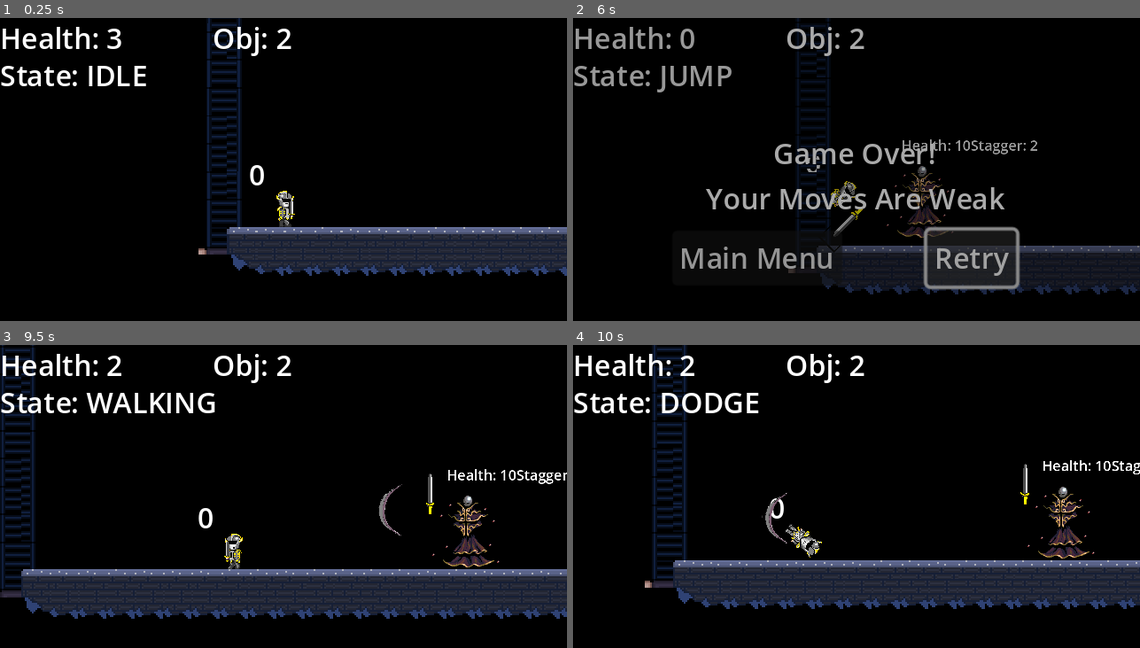
Above: before the commit, frames 1-4 (two rows, left to right).
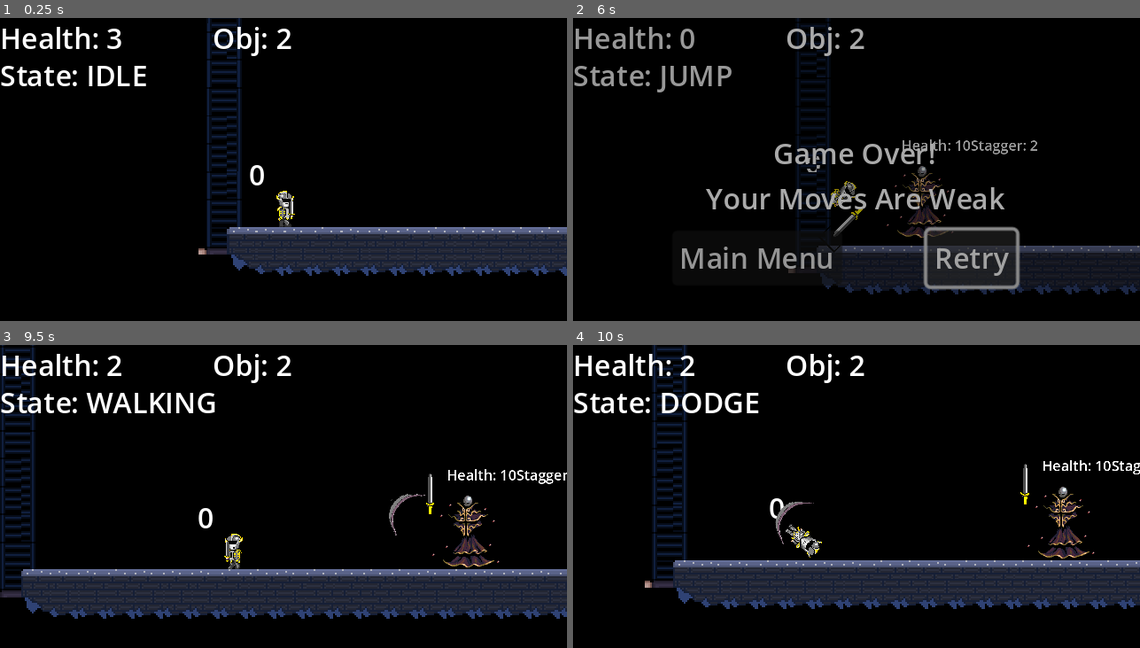
Above: after the commit, the same moments.

Repository: bermuda-ix/GODOT_PROJECTS
Game: Godot game, scene res://levels/boss_test.tscn
The game is run twice, just before and just after one commit, with the same random seed, the same clock (stepped at 60 frames per second) and the same inputs. This scene is started directly instead of the project's main scene.
Inputs (mouse positions are in pixels of both pictures, inside the frame that each line leads up to):
- Up to frame 1 (0.25 s): no input
- Up to frame 2 (6 s): tap Enter (ui_accept) at 0.5 s; move the mouse to (828, 242) at 0.52 s; press the mouse at (828, 242) at 0.53 s; hold Right (ui_right) 0.53-2.03 s; tap Space (jump) at 0.77, 1.52, 3.02, 3.77, 4.52 s; tap E (parry) at 0.8, 1.35, 3.05, 4.35, 5.3 s; move the mouse to (1026, 224) at 1.27 s; release the mouse at (1026, 224) at 1.28 s; tap Alt (walk) at 1.55, 3.8 s; move the mouse to (686, 130) at 2.02 s; hold Alt (walk) 2.03-2.78 s; hold Left (ui_left) 2.03-4.28 s; click (686, 130) at 2.3 s; move the mouse to (884, 178) at 2.77 s; tap Ctrl (Dodge) at 2.85 s; move the mouse to (771, 96) at 3.52 s; press the mouse at (771, 96) at 3.53 s; move the mouse to (981, 160) at 4.27 s; release the mouse at (981, 160) at 4.28 s; hold Right (ui_right) 4.28-5.75 s; click (981, 160) at 4.55 s; move the mouse to (743, 193) at 5.02 s; hold Shift (sprint) 5.03-5.75 s; click "Retry" at 5.75 s
- Up to frame 3 (9.5 s): move the mouse to (340, 432) at 6.52 s; hold Right (ui_right) 6.53-8.78 s; tap Alt (walk) at 6.6 s; tap Space (jump) at 6.77, 7.52, 8.27 s; move the mouse to (255, 569) at 7.27 s; press the mouse at (255, 569) at 7.28 s; move the mouse to (453, 551) at 8.02 s; release the mouse at (453, 551) at 8.03 s; tap E (parry) at 8.1 s; move the mouse to (113, 457) at 8.77 s; hold Left (ui_left) from 8.78 s (still down); hold Alt (walk) from 8.78 s (still down)
- Up to frame 4 (10 s): keep holding Left (ui_left); move the mouse to (884, 505) at 9.52 s; release Alt (walk) at 9.53 s; tap Ctrl (Dodge) at 9.6 s; tap Space (jump) at 9.77 s; click (884, 505) at 9.8 s

Frames 1-2 are identical in both runs. In frame 3, 0.3% of the frame differs, in the area x 66-75%, y 45-64%; in frame 4, 0.3%.

Commit message:
Bugfixing Boss Stun,, Flee, Shooting
Bugfixing issue with boss states in fleeing, parried, and chasing. Polishing shooting

Diff:
--- a/FirstProj/MainProjFolder/chars/boss_enemy.gd
+++ b/FirstProj/MainProjFolder/chars/boss_enemy.gd
@@ -96,8 +96,9 @@
 	#turret.rotate_bullet()
 	turret.shoot()
 
-	if flee_timer.is_stopped() and current_state==States.FLEE:
-		set_state(current_state, prev_state)
+	#if flee_timer.is_stopped() and current_state==States.FLEE:
+		#set_state(current_state, prev_state)
+
 
 
 	#print(turret.direction_to_player)
@@ -136,7 +137,7 @@
 		handle_movement()
 
 	if parry_timer.is_stopped() :
-		current_state=prev_state
+		#current_state=prev_state
 		knockback = Vector2.ZERO
 		parried=false
 
@@ -167,7 +168,7 @@
 		current_speed = 0
 
 
-	if current_state == States.CHASE:
+	elif current_state == States.CHASE:
 		if player.position.y<position.y:
 			if (not floor_checks_right.is_colliding()) and (floor_jump_check_right.is_colliding()) and is_on_floor():
 				velocity.y = jump_velocity
@@ -187,7 +188,7 @@
 		else:
 			current_speed = -chase_speed
 
-	if current_state == States.JUMP:
+	elif current_state == States.JUMP:
 		if is_on_floor():
 			set_state(current_state, prev_state)
 			#current_speed=prev_speed
@@ -195,7 +196,10 @@
 		#current_speed=0.0
 		#prev_state=States.JUMP
 
+	elif current_state == States.PARRY:
+		current_speed=0
 	velocity.x = current_speed
+
 
 func handl_animation():
 	var velocity_sign = sign(velocity.x)
@@ -243,12 +247,13 @@
 
 				attacking=true
 			States.CHASE:
+
 				#hb_collison.disabled=false
 				#turret.shoot_timer.paused=true
 				#turret.shoot_timer.start(3)
 				state="CHASE"
 				animation_player.speed_scale =2
-				animation_player.play("walking")
+				#animation_player.play("walking")
 				if prev_state==States.JUMP:
 					current_speed=prev_speed
 			States.JUMP:
@@ -266,7 +271,7 @@
 			States.FLEE:
 				flee_timer.start()
 				#turret.shoot_timer.paused=false
-				#turret.shoot_timer.start(1)
+				turret.shoot_timer.start(.7)
 		#print(state)
 
 
@@ -317,7 +322,7 @@
 	velocity.x = current_speed + knockback.x
 	#print(knockback)
 
-	if light_attack == true:
+	if light_attack == true and parried == false:
 
 		set_state(current_state, States.FLEE)
 		attack_combo=1
@@ -359,3 +364,13 @@
 	bullet_inst.spawnPos = Vector2(position.x, position.y-25)
 	bullet_inst.spawnRot = turret_body.rotation
 	get_tree().current_scene.add_child(bullet_inst)
+
+
+func _on_flee_timer_timeout():
+	turret.shoot_timer.start(3)
+	if parried != false:
+		set_state(current_state, States.CHASE)
+
+
+func _on_parry_timer_timeout():
+	set_state(current_state, prev_state)
--- a/FirstProj/MainProjFolder/chars/boss_enemy.tscn
+++ b/FirstProj/MainProjFolder/chars/boss_enemy.tscn
@@ -429,6 +429,69 @@
 "values": [0.0]
 }
 
+[sub_resource type="Animation" id="Animation_0e1fr"]
+resource_name = "light_attack"
+tracks/0/type = "value"
+tracks/0/imported = false
+tracks/0/enabled = true
+tracks/0/path = NodePath("AnimatedSprite2D/AnimatedSprite2D:position")
+tracks/0/interp = 1
+tracks/0/loop_wrap = true
+tracks/0/keys = {
+"times": PackedFloat32Array(0, 0.2, 0.3, 0.4, 0.6, 0.9),
+"transitions": PackedFloat32Array(1, 1, 1, 1, 1, 1),
+"update": 0,
+"values": [Vector2(-47, -40.75), Vector2(-40, -10), Vector2(-40, -10), Vector2(-84, 34), Vector2(-84, 34), Vector2(-47, -40.75)]
+}
+tracks/1/type = "value"
+tracks/1/imported = false
+tracks/1/enabled = true
+tracks/1/path = NodePath("AnimatedSprite2D/AnimatedSprite2D:rotation")
+tracks/1/interp = 1
+tracks/1/loop_wrap = true
+tracks/1/keys = {
+"times": PackedFloat32Array(0, 0.2, 0.6, 0.9),
+"transitions": PackedFloat32Array(1, 1, 1, 1),
+"update": 0,
+"values": [0.0, -2.35619, -2.35619, 0.0]
+}
+tracks/2/type = "value"
+tracks/2/imported = false
+tracks/2/enabled = true
+tracks/2/path = NodePath("HitBox/CollisionShape2D:position")
+tracks/2/interp = 1
+tracks/2/loop_wrap = true
+tracks/2/keys = {
+"times": PackedFloat32Array(0, 0.2, 0.3, 0.4, 0.6, 0.9),
+"transitions": PackedFloat32Array(1, 1, 1, 1, 1, 1),
+"update": 0,
+"values": [Vector2(-42, -90), Vector2(-46, -58), Vector2(-46, -58), Vector2(-90, -14), Vector2(-90, -14), Vector2(-42, -90)]
+}
+tracks/3/type = "value"
+tracks/3/imported = false
+tracks/3/enabled = true
+tracks/3/path = NodePath("HitBox/CollisionShape2D:rotation")
+tracks/3/interp = 1
+tracks/3/loop_wrap = true
+tracks/3/keys = {
+"times": PackedFloat32Array(0, 0.2, 0.6, 0.9),
+"transitions": PackedFloat32Array(1, 1, 1, 1),
+"update": 0,
+"values": [0.0, -2.35619, -2.35619, 0.0]
+}
+tracks/4/type = "value"
+tracks/4/imported = false
+tracks/4/enabled = true
+tracks/4/path = NodePath("HitBox/CollisionShape2D:disabled")
+tracks/4/interp = 1
+tracks/4/loop_wrap = true
+tracks/4/keys = {
+"times": PackedFloat32Array(0, 0.2, 0.4, 0.6),
+"transitions": PackedFloat32Array(1, 1, 1, 1),
+"update": 1,
+"values": [true, false, false, true]
+}
+
 [sub_resource type="Animation" id="Animation_cn1wj"]
 resource_name = "stunned"
 tracks/0/type = "value"
@@ -456,69 +519,6 @@
 "values": [Vector2(0, -48), Vector2(5, -24)]
 }
 
-[sub_resource type="Animation" id="Animation_0e1fr"]
-resource_name = "light_attack"
-tracks/0/type = "value"
-tracks/0/imported = false
-tracks/0/enabled = true
-tracks/0/path = NodePath("AnimatedSprite2D/AnimatedSprite2D:position")
-tracks/0/interp = 1
-tracks/0/loop_wrap = true
-tracks/0/keys = {
-"times": PackedFloat32Array(0, 0.2, 0.3, 0.4, 0.6, 0.9),
-"transitions": PackedFloat32Array(1, 1, 1, 1, 1, 1),
-"update": 0,
-"values": [Vector2(-47, -40.75), Vector2(-40, -10), Vector2(-40, -10), Vector2(-84, 34), Vector2(-84, 34), Vector2(-47, -40.75)]
-}
-tracks/1/type = "value"
-tracks/1/imported = false
-tracks/1/enabled = true
-tracks/1/path = NodePath("AnimatedSprite2D/AnimatedSprite2D:rotation")
-tracks/1/interp = 1
-tracks/1/loop_wrap = true
-tracks/1/keys = {
-"times": PackedFloat32Array(0, 0.2, 0.6, 0.9),
-"transitions": PackedFloat32Array(1, 1, 1, 1),
-"update": 0,
-"values": [0.0, -2.35619, -2.35619, 0.0]
-}
-tracks/2/type = "value"
-tracks/2/imported = false
-tracks/2/enabled = true
-tracks/2/path = NodePath("HitBox/CollisionShape2D:position")
-tracks/2/interp = 1
-tracks/2/loop_wrap = true
-tracks/2/keys = {
-"times": PackedFloat32Array(0, 0.2, 0.3, 0.4, 0.6, 0.9),
-"transitions": PackedFloat32Array(1, 1, 1, 1, 1, 1),
-"update": 0,
-"values": [Vector2(-42, -90), Vector2(-46, -58), Vector2(-46, -58), Vector2(-90, -14), Vector2(-90, -14), Vector2(-42, -90)]
-}
-tracks/3/type = "value"
-tracks/3/imported = false
-tracks/3/enabled = true
-tracks/3/path = NodePath("HitBox/CollisionShape2D:rotation")
-tracks/3/interp = 1
-tracks/3/loop_wrap = true
-tracks/3/keys = {
-"times": PackedFloat32Array(0, 0.2, 0.6, 0.9),
-"transitions": PackedFloat32Array(1, 1, 1, 1),
-"update": 0,
-"values": [0.0, -2.35619, -2.35619, 0.0]
-}
-tracks/4/type = "value"
-tracks/4/imported = false
-tracks/4/enabled = true
-tracks/4/path = NodePath("HitBox/CollisionShape2D:disabled")
-tracks/4/interp = 1
-tracks/4/loop_wrap = true
-tracks/4/keys = {
-"times": PackedFloat32Array(0, 0.2, 0.4, 0.6),
-"transitions": PackedFloat32Array(1, 1, 1, 1),
-"update": 1,
-"values": [true, false, false, true]
-}
-
 [sub_resource type="AnimationLibrary" id="AnimationLibrary_wlpkv"]
 _data = {
 "RESET": SubResource("Animation_5iyqb"),
@@ -638,6 +638,8 @@
 scale = Vector2(0.049308, 0.00735294)
 texture = ExtResource("6_ttgya")
 
+[connection signal="timeout" from="ParryTimer" to="." method="_on_parry_timer_timeout"]
+[connection signal="timeout" from="FleeTimer" to="." method="_on_flee_timer_timeout"]
 [connection signal="health_depleted" from="Health" to="." method="_on_health_health_depleted"]
 [connection signal="parried" from="HitBox" to="." method="_on_hit_box_parried"]
 [connection signal="body_entered" from="AttackRange" to="." method="_on_attack_range_body_entered"]
